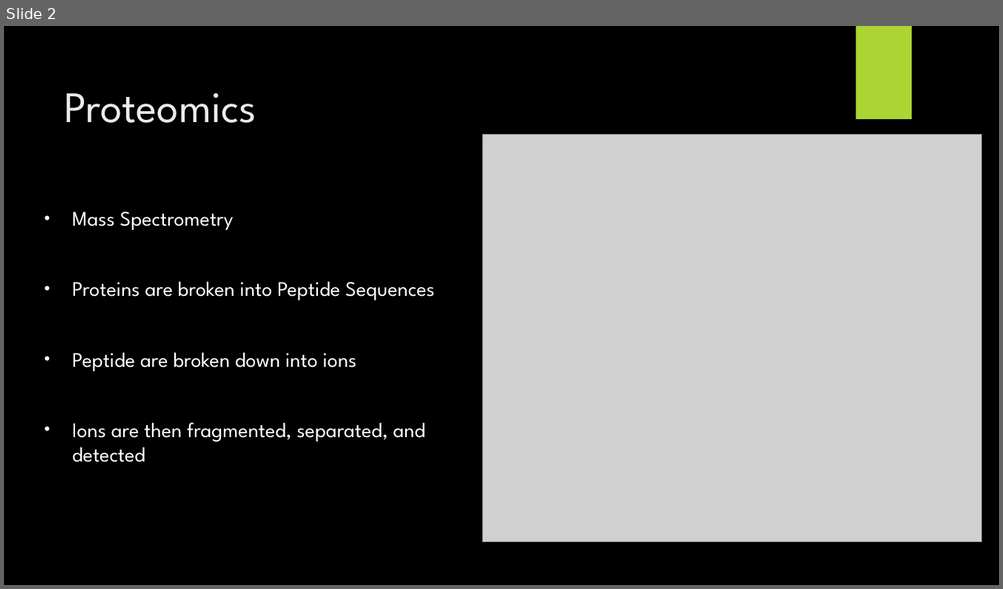
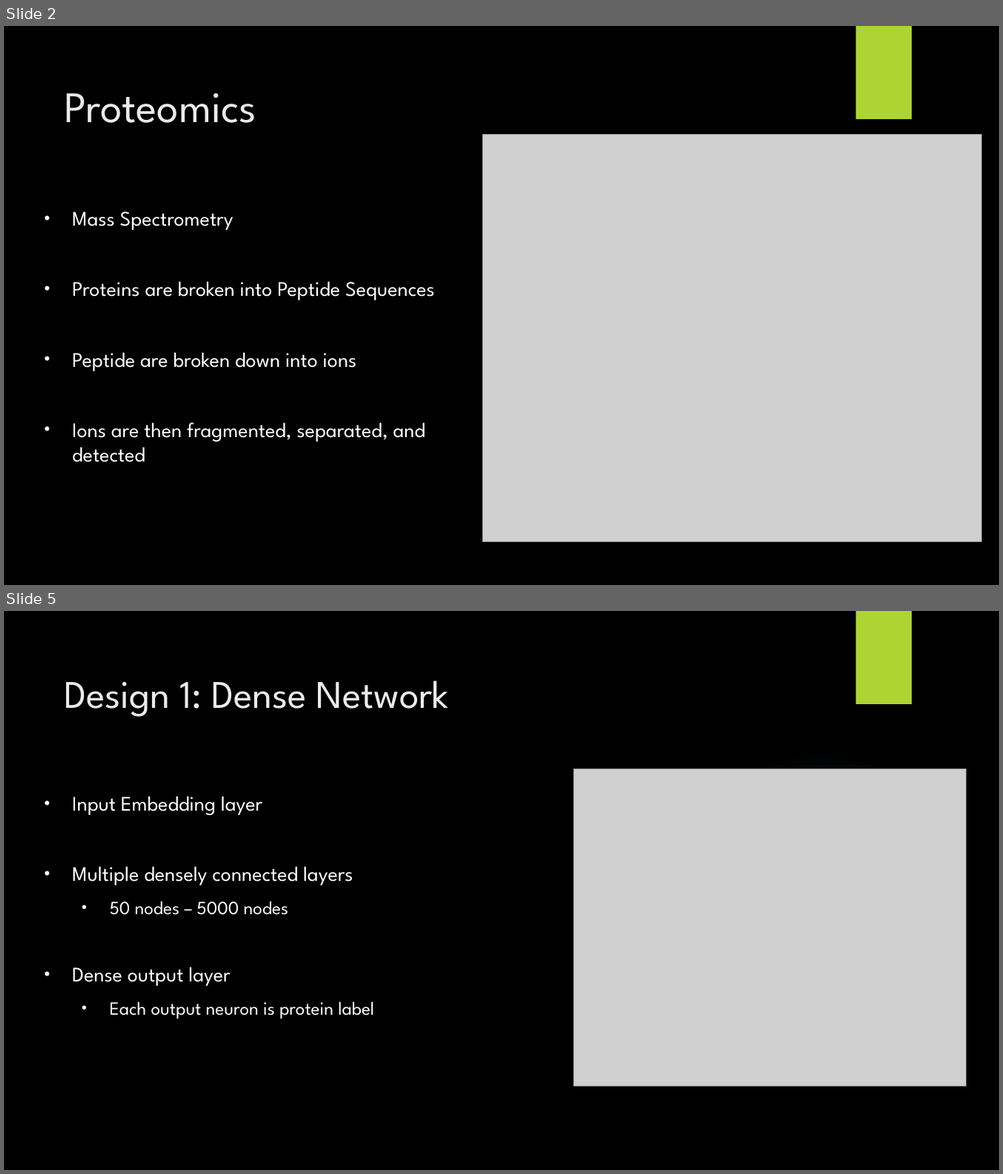
Before and after one commit to jkubath/MS2-Embeddings, a slide deck: Group7.pptx. Shown one above the other, each under a label of ours: slide 2 before the commit, slides 2 and 5 after it; the slides between them are not shown. The pictures are 1003x589 and 1003x1174 pixels, drawn with LibreOffice and Linux fonts; fonts in the diff are those of the drawing; grey boxes stand for pictures; background and template pictures are left out. Boxes give left, top, right and bottom in pixels: in the first picture for what was removed or moved away, otherwise in the second. Text is boxed around its words. In the diff, an @@ line names an element or a change of style, - is before the commit and + after.

```diff
--- a/Group7.pptx
+++ b/Group7.pptx
@@ slide 5 added at (x1=4, y1=611, x2=999, y2=1170), background picture (left out) @@
@@ rectangle added at (x1=855, y1=611, x2=911, y2=704), fill #ACD433 @@
@@ title added at (x1=64, y1=681, x2=449, y2=717), 37.8 pt, text #EBEBEB @@
+Design 1: Dense Network
@@ ellipse added at (x1=706, y1=748, x2=936, y2=977), fill gradient #7AC4F0 @@
@@ picture added at (x1=573, y1=769, x2=966, y2=1086) @@
@@ subtitle added at (x1=72, y1=796, x2=374, y2=1019), 20 pt, text #FFFFFF @@
+• Input Embedding layer
+• Multiple densely connected layers
+  • 50 nodes – 5000 nodes
+• Dense output layer
+  • Each output neuron is protein label
```
Also in this commit, not shown: 6 other slides added, 1 other file.
